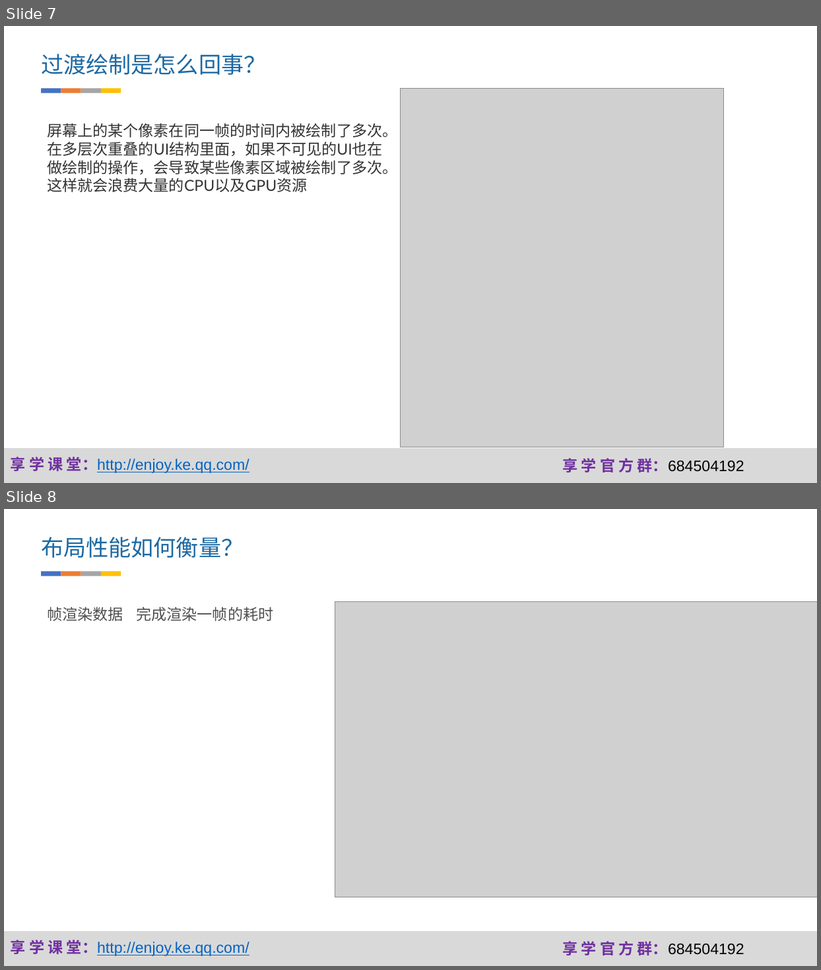
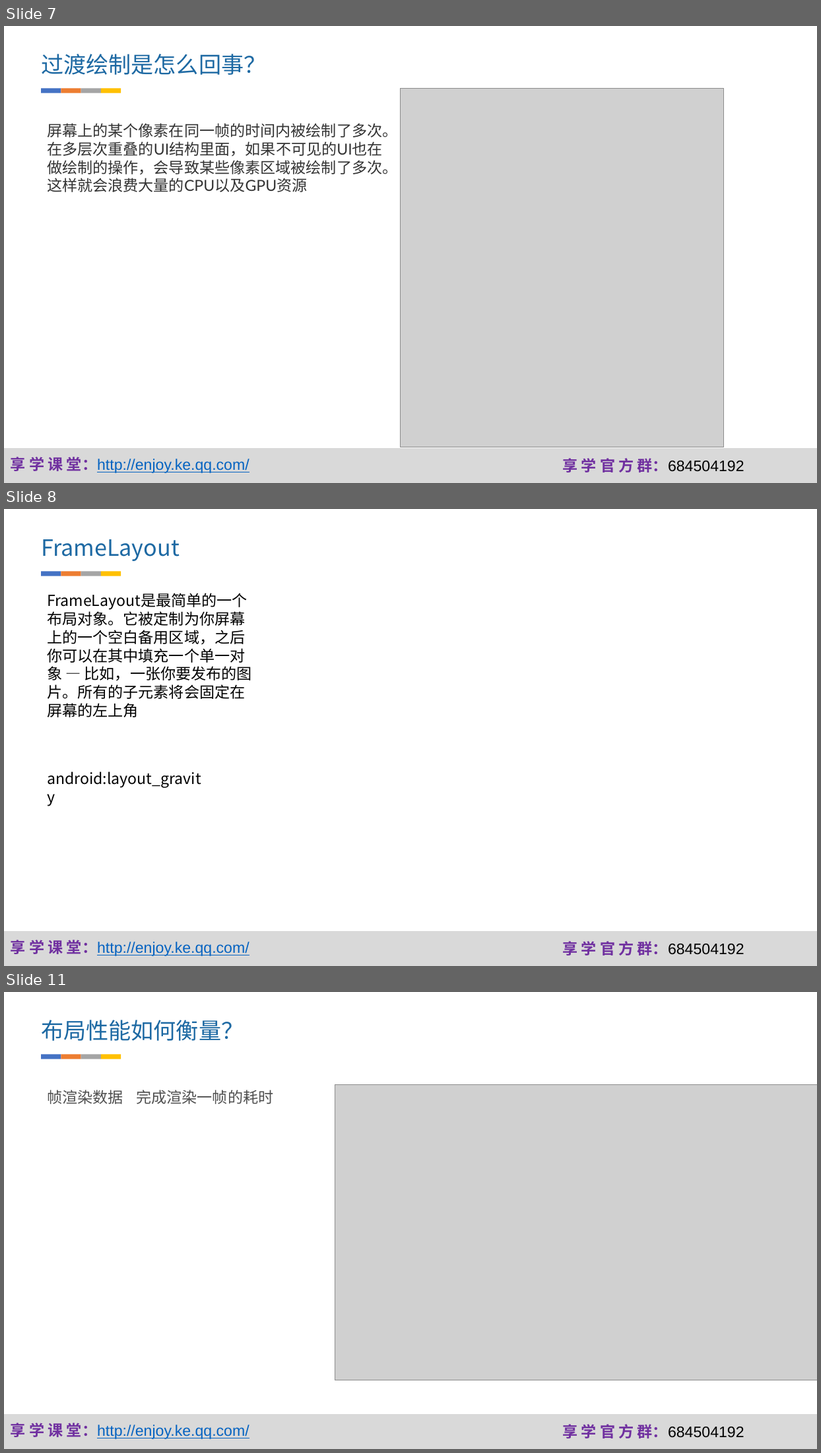
Before and after one commit to fanzhangvip/xiangxue, a slide deck: pre/约束布局.pptx. Shown one above the other, each under a label of ours: slides 7 and 8 before the commit, slides 7, 8 and 11 after it; the slides between them are not shown. The pictures are 821x970 and 821x1453 pixels, drawn with LibreOffice and Linux fonts; fonts in the diff are those of the drawing; grey boxes stand for pictures; background and template pictures are left out. Boxes give left, top, right and bottom in pixels: in the first picture for what was removed or moved away, otherwise in the second. Text is boxed around its words. In the diff, an @@ line names an element or a change of style, - is before the commit and + after.

Commit message:
约束布局课程备课

```diff
--- a/pre/约束布局.pptx
+++ b/pre/约束布局.pptx
@@ slide 8 added at [4, 509, 817, 966], background #FFFFFF; not listed: 3 template elements that a slide beside it also shows @@
@@ text added at [41, 539, 180, 561], 26.6 pt, text #1D69A3 @@
+FrameLayout
@@ group added at [41, 571, 121, 576]: 4 rectangles @@
@@ text added at [47, 609, 252, 718], 18 pt, text #000000 @@
+FrameLayout是最简单的一个布局对象。它被定制为你屏幕上的一个空白备用区域，之后你可以在其中填充一个单一对象 — 比如，一张你要发布的图片。所有的子元素将会固定在屏幕的左上角
@@ text added at [47, 772, 201, 788], 18 pt, text #000000 @@
+android:layout_gravity
@@ what was slide 8 is now slide 11 @@
```
Also in this commit, not shown: 1 slide changed, 3 other slides added, 1 slide removed, 34 other files.
